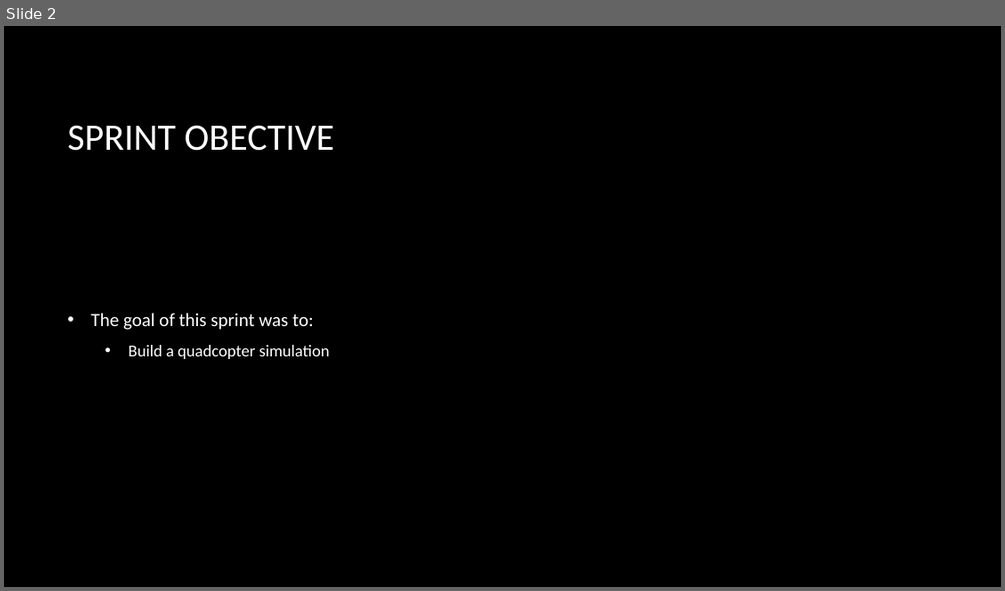
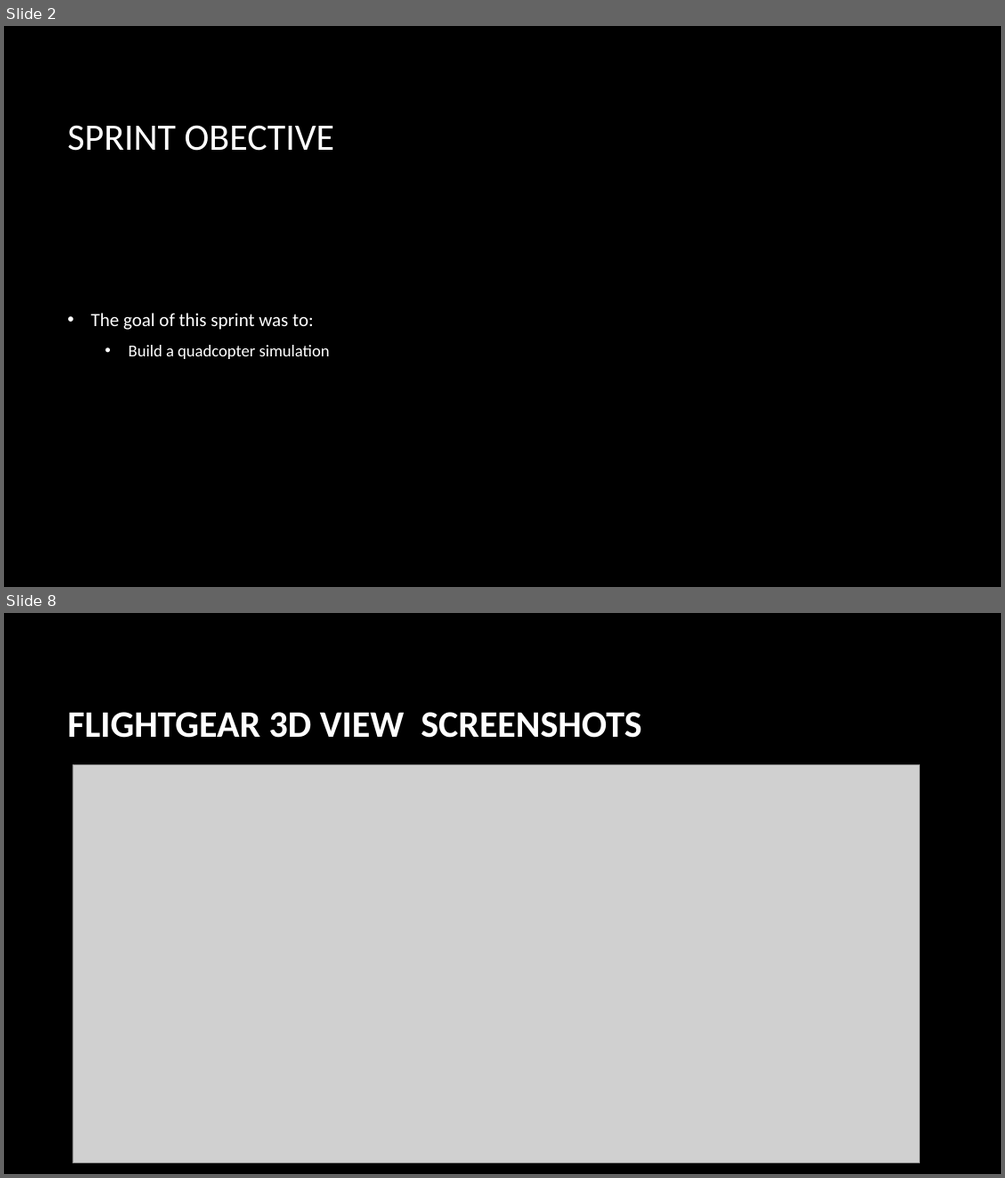
Before and after one commit to level2fast/uavsarlite-demo, a slide deck: UAVSAR LITE_Sprint3.pptx. Shown one above the other, each under a label of ours: slide 2 before the commit, slides 2 and 8 after it; the slides between them are not shown. The pictures are 1005x591 and 1005x1178 pixels, drawn with LibreOffice and Linux fonts; fonts in the diff are those of the drawing; grey boxes stand for pictures; background and template pictures are left out. Boxes give left, top, right and bottom in pixels: in the first picture for what was removed or moved away, otherwise in the second. Text is boxed around its words. In the diff, an @@ line names an element or a change of style, - is before the commit and + after.

```diff
--- a/UAVSAR LITE_Sprint3.pptx
+++ b/UAVSAR LITE_Sprint3.pptx
@@ slide 8 added at <box>4,613,1001,1174</box>, background picture (left out) @@
@@ title added at <box>67,712,641,738</box>, 36 pt, text #FFFFFF, bold @@
+FLIGHTGEAR 3D VIEW SCREENSHOTS
@@ picture added at <box>73,765,919,1163</box> @@
```
Also in this commit, not shown: 6 other slides added, 3 other files.
